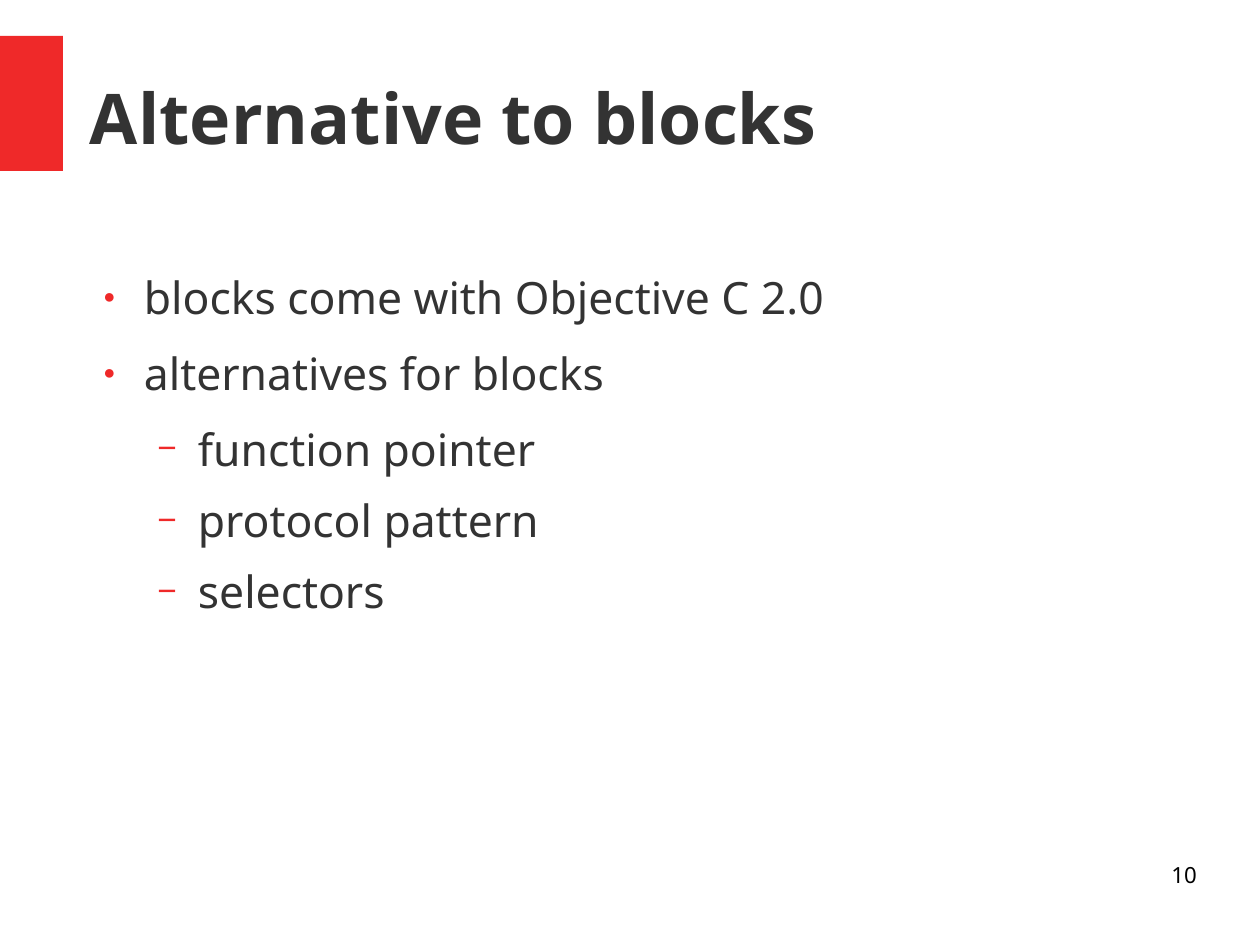
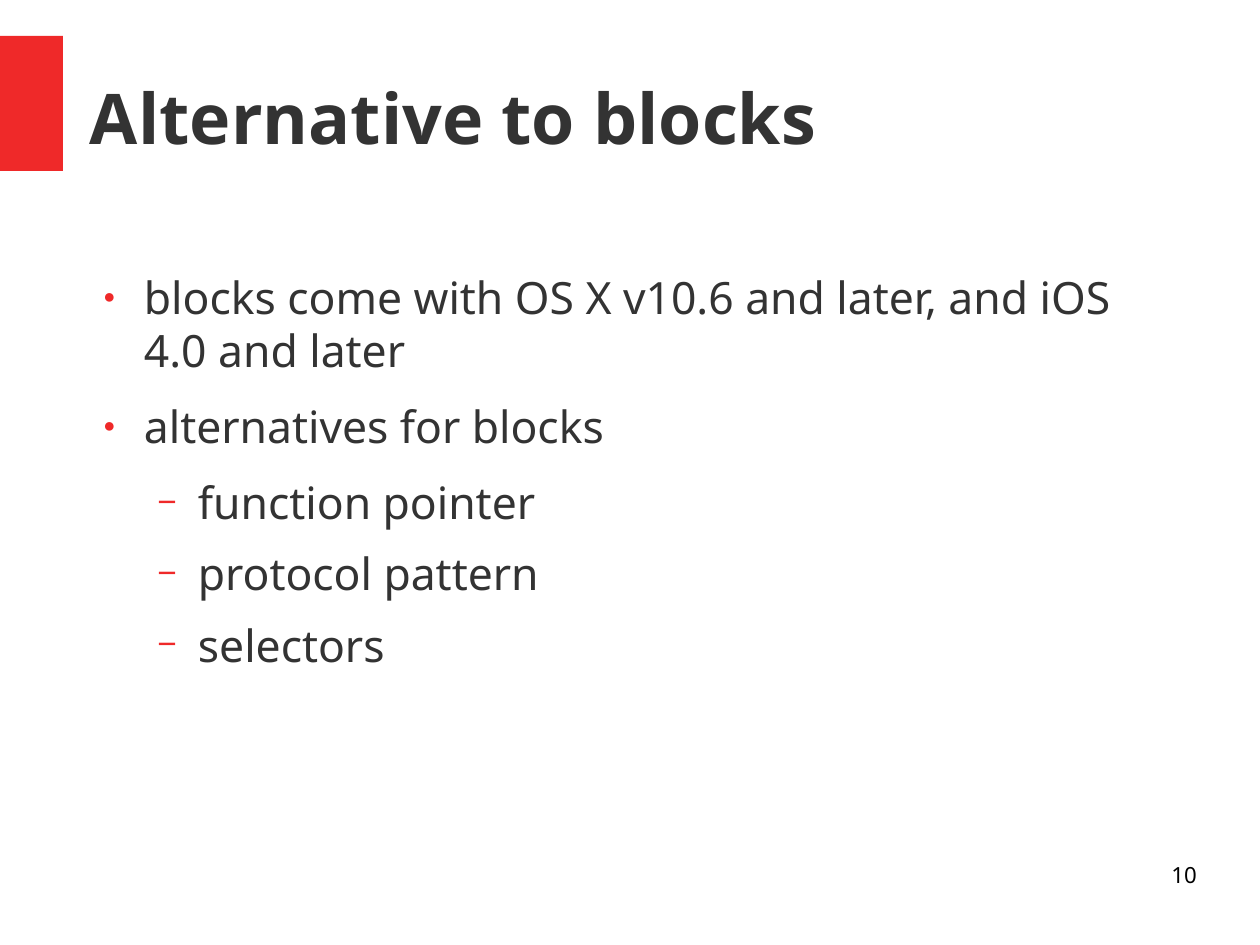
Before and after one commit to simonmtr/inf-fwpm-objective-c-bool-parser, a slide deck: slide 10 of presentation/presentation.odp. Drawn at 1260x945 pixels with LibreOffice and Linux fonts; fonts in the diff are those of the drawing. Boxes give left, top, right and bottom in pixels: in the first picture for what was removed or moved away, otherwise in the second. Text is boxed around its words. In the diff, an @@ line names an element or a change of style, - is before the commit and + after.

```diff
--- a/presentation/presentation.odp
+++ b/presentation/presentation.odp
@@ text at (144,280,1111,368): text changed @@
-● blocks come with Objective C 2.0
+● blocks come with OS X v10.6 and later, and iOS 4.0 and later
```
Also in this commit, not shown: 3 other files.
